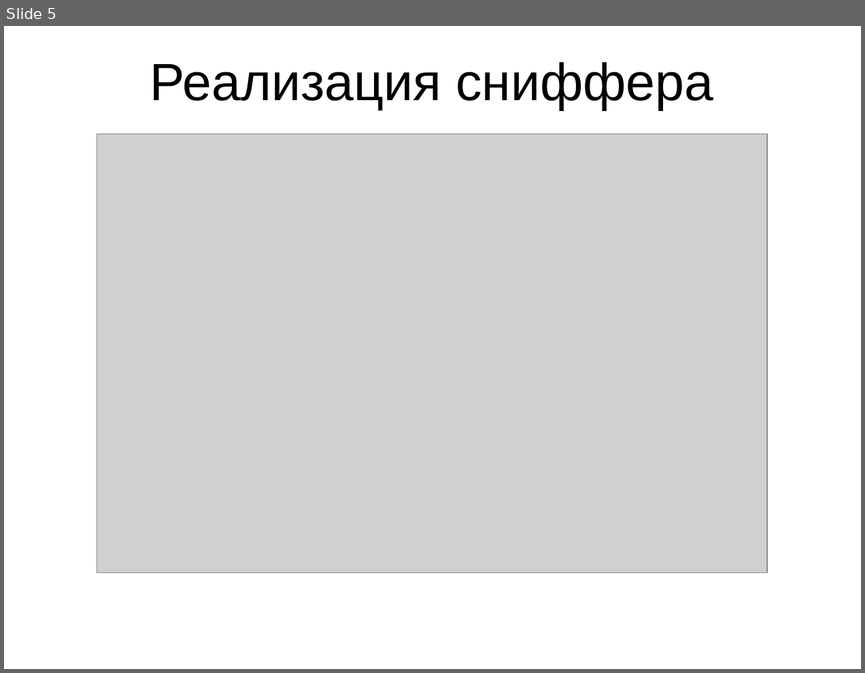
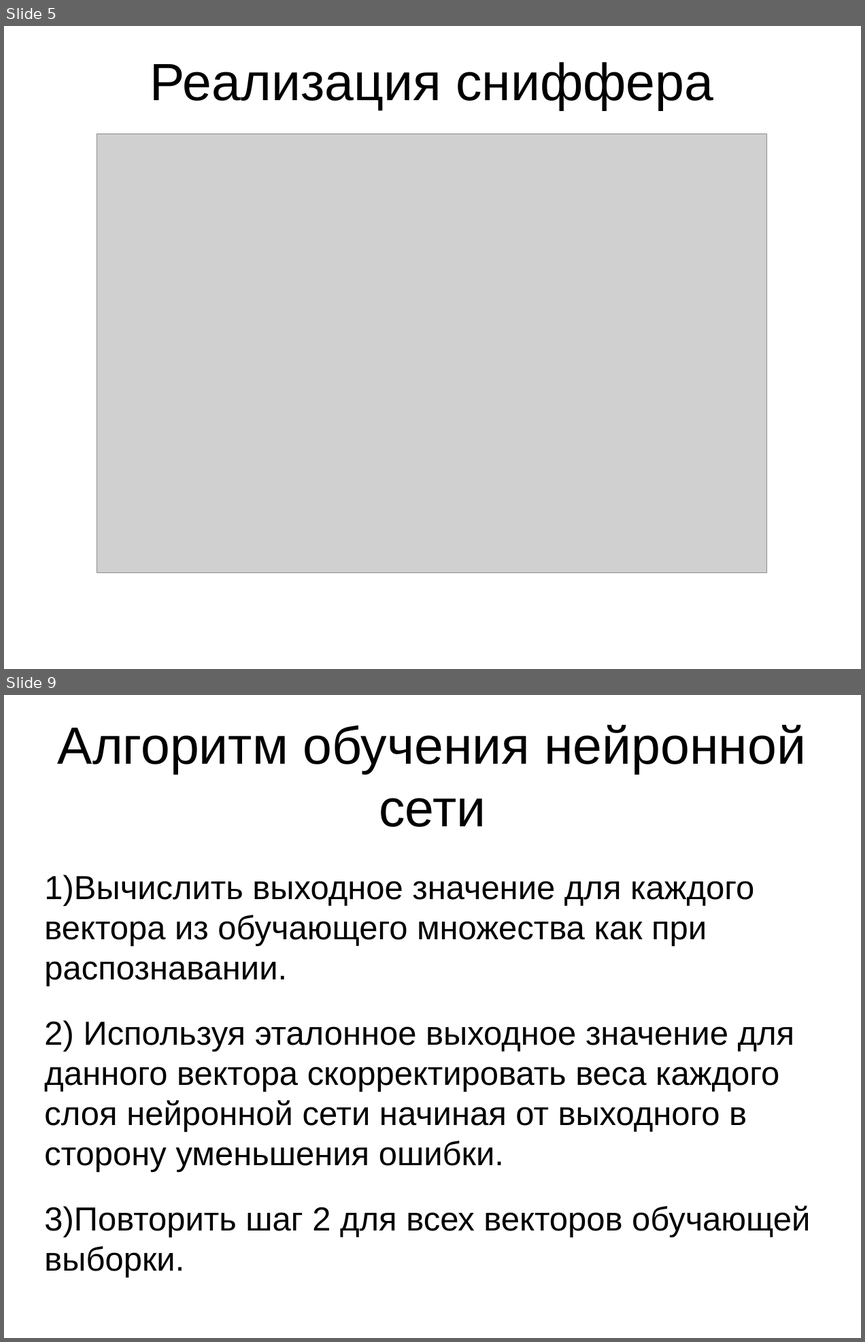
Before and after one commit to ViktorTarasenko/networkSecurityAnalyzer, a slide deck: презентация.pptx. Shown one above the other, each under a label of ours: slide 5 before the commit, slides 5 and 9 after it; the slides between them are not shown. The pictures are 865x673 and 865x1342 pixels, drawn with LibreOffice and Linux fonts; fonts in the diff are those of the drawing; grey boxes stand for pictures. Boxes give left, top, right and bottom in pixels: in the first picture for what was removed or moved away, otherwise in the second. Text is boxed around its words. In the diff, an @@ line names an element or a change of style, - is before the commit and + after.

```diff
--- a/презентация.pptx
+++ b/презентация.pptx
@@ slide 9 added at (x1=4, y1=695, x2=861, y2=1338), background #FFFFFF @@
@@ text added at (x1=58, y1=725, x2=806, y2=827), 44 pt, text #000000 @@
+Алгоритм обучения нейронной сети
@@ text added at (x1=44, y1=875, x2=810, y2=1277), 28 pt, text #000000 @@
+1)Вычислить выходное значение для каждого вектора из обучающего множества как при распознавании.
+2) Используя эталонное выходное значение для данного вектора скорректировать веса каждого слоя нейронной сети начиная от выходного в сторону уменьшения ошибки.
+3)Повторить шаг 2 для всех векторов обучающей выборки.
```
Also in this commit, not shown: 10 slides changed, 7 other slides added, 8 slides removed, 1 other file.
